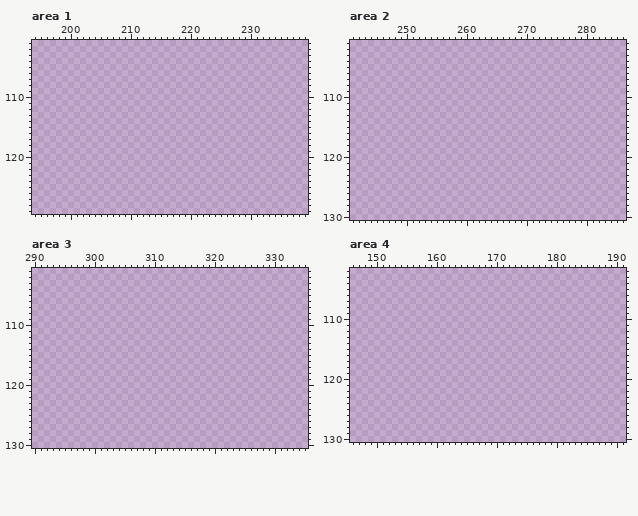
Two versions of one pixel-art file, aseprite/animated_objects.aseprite. Above, as it was before the edit.
521x333 pixels, 1 frame. Shown: area 1: x 194..239, y 101..129; area 2: x 241..286, y 101..130; area 3: x 290..335, y 101..130; area 4: x 146..191, y 102..130.
The result:
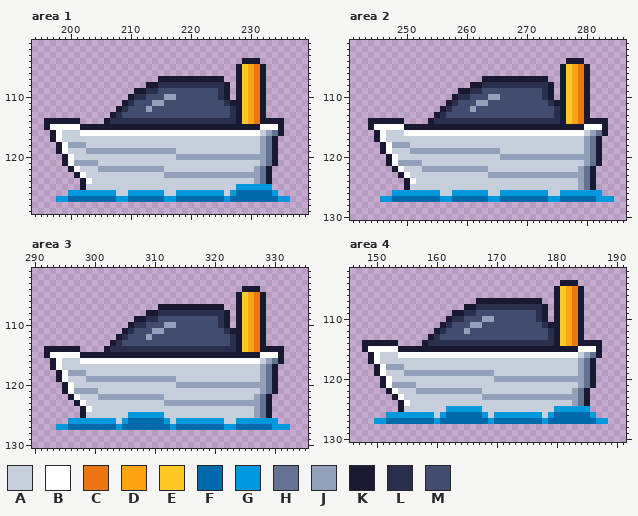
Palette (. is transparent): A #c7cfdd  B #ffffff  C #ed7614  D #ffa214  E #ffc825  F #0069aa  G #0098dc  H #657392  J #92a1b9  K #1a1932  L #2a2f4e  M #424c6e
Difference:
Changed rows in their new state; - is an unchanged pixel.
Area 1:
first column x 196:
104 ---------------------------------KKK-----
105 --------------------------------KEDCK----
106 --------------------------------KEDCK----
107 -------------------KKKKKKKKKKK--KEDCK----
108 -----------------KKLLLLLLLLLLLK-KEDCK----
109 ---------------KKLLMMMMMMMMMMLK-KEDCK----
110 --------------KLLMMMJJMMMMMMMLK-KEDCK----
111 -------------KLMMMJJMMMMMMMMMMLKKEDCK----
112 ------------KLMMMJMMMMMMMMMMMMMLKEDCK----
113 -----------KLMMMMMMMMMMMMMMMMMMLKEDCK----
114 KKKKKK----KLLLLLLLLLLLLLLLLLLLLLKEDCKKKK-
115 KBBBBBKKKKKKKKKKKKKKKKKKKKKKKKKKKKKKBBBK-
116 -KBAAABBBBBBBBBBBBBBBBBBBBBBBBBBBBBBAJHK-
117 -KBAAAAAAAAAAAAAAAAAAAAAAAAAAAAAAAAAJHK--
118 --KBJJJAAAAAAAAAAAAAAAAAAAAAAAAAAAAAJHK--
119 --KBAAAJJJJJJJJJJJJJJJAAAAAAAAAAAAAAJHK--
120 ---KBAAAAAAAAAAAAAAAAAJJJJJJJJJJJJJJJHK--
121 ---KBJJJJAAAAAAAAAAAAAAAAAAAAAAAAAAAJHK--
122 ----KBAAAJJJJJJJJJJJAAAAAAAAAAAAAAAJHK---
123 -----KBAAAAAAAAAAAAAJJJJJJJJJJJJJJJJHK---
124 ------KBAAAAAAAAAAAAAAAAAAAAAAAAAAAJHK---
125 ------KAAAAAAAAAAAAAAAAAAAAAAAAAGGGGGG---
126 ----GGGGGGGGAAGGGGGGAAGGGGGGGGAGFFFFFFG--
127 --GGFFFFFFFFGGFFFFFFGGFFFFFFFFGFFFFFFFFGG
Area 2:
first column x 244:
104 ---------------------------------KKK-----
105 --------------------------------KEDCK----
106 --------------------------------KEDCK----
107 -------------------KKKKKKKKKKK--KEDCK----
108 -----------------KKLLLLLLLLLLLK-KEDCK----
109 ---------------KKLLMMMMMMMMMMLK-KEDCK----
110 --------------KLLMMMJJMMMMMMMLK-KEDCK----
111 -------------KLMMMJJMMMMMMMMMMLKKEDCK----
112 ------------KLMMMJMMMMMMMMMMMMMLKEDCK----
113 -----------KLMMMMMMMMMMMMMMMMMMLKEDCK----
114 KKKKKK----KLLLLLLLLLLLLLLLLLLLLLKEDCKKKK-
115 KBBBBBKKKKKKKKKKKKKKKKKKKKKKKKKKKKKKBBBK-
116 -KBAAABBBBBBBBBBBBBBBBBBBBBBBBBBBBBBAJHK-
117 -KBAAAAAAAAAAAAAAAAAAAAAAAAAAAAAAAAAJHK--
118 --KBJJJAAAAAAAAAAAAAAAAAAAAAAAAAAAAAJHK--
119 --KBAAAJJJJJJJJJJJJJJJAAAAAAAAAAAAAAJHK--
120 ---KBAAAAAAAAAAAAAAAAAJJJJJJJJJJJJJJJHK--
121 ---KBJJJJAAAAAAAAAAAAAAAAAAAAAAAAAAAJHK--
122 ----KBAAAJJJJJJJJJJJAAAAAAAAAAAAAAAJHK---
123 -----KBAAAAAAAAAAAAAJJJJJJJJJJJJJJJJHK---
124 ------KBAAAAAAAAAAAAAAAAAAAAAAAAAAAJHK---
125 ------KAAAAAAAAAAAAAAAAAAAAAAAAAAAAJHK---
126 ----GGGGGGGGAAGGGGGGAAGGGGGGGGAAGGGGGGG--
127 --GGFFFFFFFFGGFFFFFFGGFFFFFFFFGGFFFFFFGGG
Area 3:
first column x 292:
104 ---------------------------------KKK-----
105 --------------------------------KEDCK----
106 --------------------------------KEDCK----
107 -------------------KKKKKKKKKKK--KEDCK----
108 -----------------KKLLLLLLLLLLLK-KEDCK----
109 ---------------KKLLMMMMMMMMMMLK-KEDCK----
110 --------------KLLMMMJJMMMMMMMLK-KEDCK----
111 -------------KLMMMJJMMMMMMMMMMLKKEDCK----
112 ------------KLMMMJMMMMMMMMMMMMMLKEDCK----
113 -----------KLMMMMMMMMMMMMMMMMMMLKEDCK----
114 KKKKKK----KLLLLLLLLLLLLLLLLLLLLLKEDCKKKK-
115 KBBBBBKKKKKKKKKKKKKKKKKKKKKKKKKKKKKKBBBK-
116 -KBAAABBBBBBBBBBBBBBBBBBBBBBBBBBBBBBAJHK-
117 -KBAAAAAAAAAAAAAAAAAAAAAAAAAAAAAAAAAJHK--
118 --KBJJJAAAAAAAAAAAAAAAAAAAAAAAAAAAAAJHK--
119 --KBAAAJJJJJJJJJJJJJJJAAAAAAAAAAAAAAJHK--
120 ---KBAAAAAAAAAAAAAAAAAJJJJJJJJJJJJJJJHK--
121 ---KBJJJJAAAAAAAAAAAAAAAAAAAAAAAAAAAJHK--
122 ----KBAAAJJJJJJJJJJJAAAAAAAAAAAAAAAJHK---
123 -----KBAAAAAAAAAAAAAJJJJJJJJJJJJJJJJHK---
124 ------KBAAAAAAAAAAAAAAAAAAAAAAAAAAAJHK---
125 ------KAAAAAAAGGGGGGAAAAAAAAAAAAAAAJHK---
126 ----GGGGGGGGAGFFFFFFGAGGGGGGGGAAGGGGGGG--
127 --GGFFFFFFFFGFFFFFFFFGFFFFFFFFGGFFFFFFGGG
Area 4:
first column x 148:
104 ---------------------------------KKK-----
105 --------------------------------KEDCK----
106 --------------------------------KEDCK----
107 -------------------KKKKKKKKKKK--KEDCK----
108 -----------------KKLLLLLLLLLLLK-KEDCK----
109 ---------------KKLLMMMMMMMMMMLK-KEDCK----
110 --------------KLLMMMJJMMMMMMMLK-KEDCK----
111 -------------KLMMMJJMMMMMMMMMMLKKEDCK----
112 ------------KLMMMJMMMMMMMMMMMMMLKEDCK----
113 -----------KLMMMMMMMMMMMMMMMMMMLKEDCK----
114 KKKKKK----KLLLLLLLLLLLLLLLLLLLLLKEDCKKKK-
115 KBBBBBKKKKKKKKKKKKKKKKKKKKKKKKKKKKKKBBBK-
116 -KBAAABBBBBBBBBBBBBBBBBBBBBBBBBBBBBBAJHK-
117 -KBAAAAAAAAAAAAAAAAAAAAAAAAAAAAAAAAAJHK--
118 --KBJJJAAAAAAAAAAAAAAAAAAAAAAAAAAAAAJHK--
119 --KBAAAJJJJJJJJJJJJJJJAAAAAAAAAAAAAAJHK--
120 ---KBAAAAAAAAAAAAAAAAAJJJJJJJJJJJJJJJHK--
121 ---KBJJJJAAAAAAAAAAAAAAAAAAAAAAAAAAAJHK--
122 ----KBAAAJJJJJJJJJJJAAAAAAAAAAAAAAAJHK---
123 -----KBAAAAAAAAAAAAAJJJJJJJJJJJJJJJJHK---
124 ------KBAAAAAAAAAAAAAAAAAAAAAAAAAAAJHK---
125 ------KAAAAAAAGGGGGGAAAAAAAAAAAAGGGGGG---
126 ----GGGGGGGGAGFFFFFFGAGGGGGGGGAGFFFFFFG--
127 --GGFFFFFFFFGFFFFFFFFGFFFFFFFFGFFFFFFFFGG
Changed places in both pictures, as pixel boxes (x1, y1, x2, y2):
added: (44, 58, 290, 202)
added: (368, 58, 614, 202)
added: (44, 286, 290, 430)
added: (362, 280, 608, 424)
